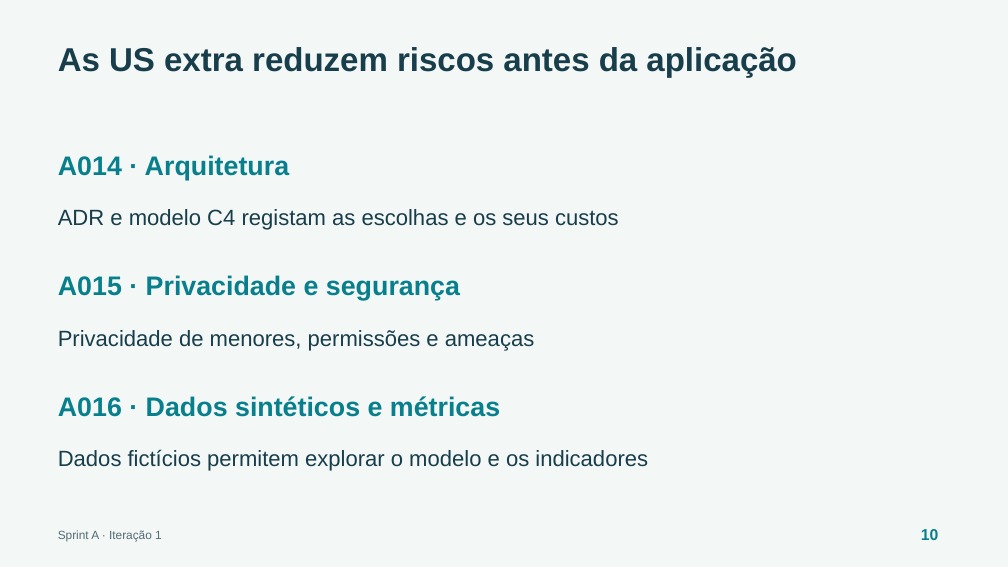
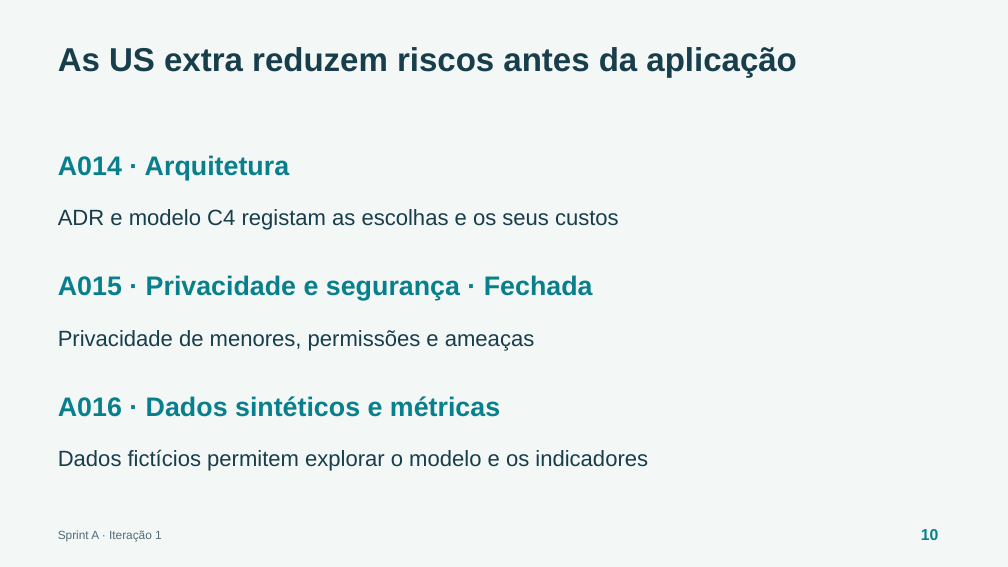
Before and after one commit to escobar0304/ProjInter-2-1, a slide deck: slide 10 of docs/entregas/sprint-review-a/sprint-review-a.pptx. Drawn at 1008x567 pixels with LibreOffice and Linux fonts; fonts in the diff are those of the drawing. Boxes give left, top, right and bottom in pixels: in the first picture for what was removed or moved away, otherwise in the second. Text is boxed around its words. In the diff, an @@ line names an element or a change of style, - is before the commit and + after.

```diff
--- a/docs/entregas/sprint-review-a/sprint-review-a.pptx
+++ b/docs/entregas/sprint-review-a/sprint-review-a.pptx
@@ text at [58, 275, 593, 301]: text changed @@
-A015 · Privacidade e segurança
+A015 · Privacidade e segurança · Fechada
```
Also in this commit, not shown: 3 other slides changed, 2 other files.
